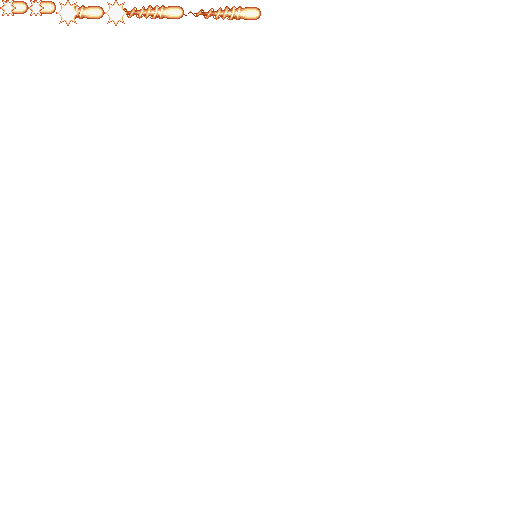
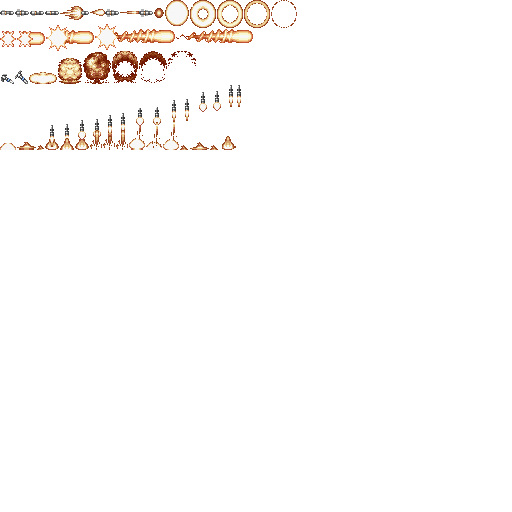
Layers edited between the first and the second 512 × 512 image:
added group "Falcon" with 13 layers above "f" over (x1=0, y1=0, x2=297, y2=28)
added layer "Layer 10" (1st of 2, in "Falcon") in group "Falcon" over (x1=217, y1=0, x2=243, y2=28)
added layer "Layer 6" in group "Falcon" over (x1=271, y1=0, x2=297, y2=28)
added layer "Layer 4" (1st of 3, in "Falcon") in group "Falcon" over (x1=244, y1=0, x2=270, y2=28)
added layer "Layer 1" (1st of 3, in "Falcon") in group "Falcon" over (x1=190, y1=0, x2=216, y2=28)
added group "f" with 18 layers above "Bomb" over (x1=0, y1=85, x2=241, y2=150)
added layer "Layer 17" in group "f" over (x1=222, y1=85, x2=236, y2=150)
added layer "Layer 15" in group "f" over (x1=190, y1=92, x2=209, y2=150)
added layer "Layer 13" in group "f" over (x1=163, y1=100, x2=179, y2=150)
added layer "Layer 12" (1st of 2, in "f") in group "f" over (x1=146, y1=107, x2=162, y2=150)
added layer "Layer 11" (2nd of 2, in "f") in group "f" over (x1=129, y1=108, x2=145, y2=150)
moved "Layer 2" (1st of 2, in "f") into group "f", painted on it over (x1=0, y1=0, x2=56, y2=150)
added group "Bomb" with 8 layers above "S.Shell" over (x1=1, y1=51, x2=196, y2=84)
added layer "U.N. Squadron (E)009" in group "Bomb" over (x1=139, y1=51, x2=167, y2=83)
added layer "U.N. Squadron (E)008" in group "Bomb" over (x1=112, y1=51, x2=138, y2=83)
added layer "U.N. Squadron (E)007" in group "Bomb" over (x1=83, y1=52, x2=111, y2=84)
added group "S.Shell" with 5 layers over (x1=0, y1=24, x2=253, y2=51)
renamed "Layer 5" to "Layer 4", moved it into group "S.Shell", painted on it over (x1=176, y1=6, x2=261, y2=43)
renamed "Layer 4" to "Layer 3", moved it into group "S.Shell", painted on it over (x1=95, y1=0, x2=184, y2=50)
renamed "Layer 3" to "Layer 2", moved it into group "S.Shell", painted on it over (x1=46, y1=0, x2=104, y2=51)
moved "Layer 1" (3rd of 3, in "S.Shell") into group "S.Shell", painted on it over (x1=0, y1=0, x2=45, y2=47)
…and 26 more changes (26 added)
